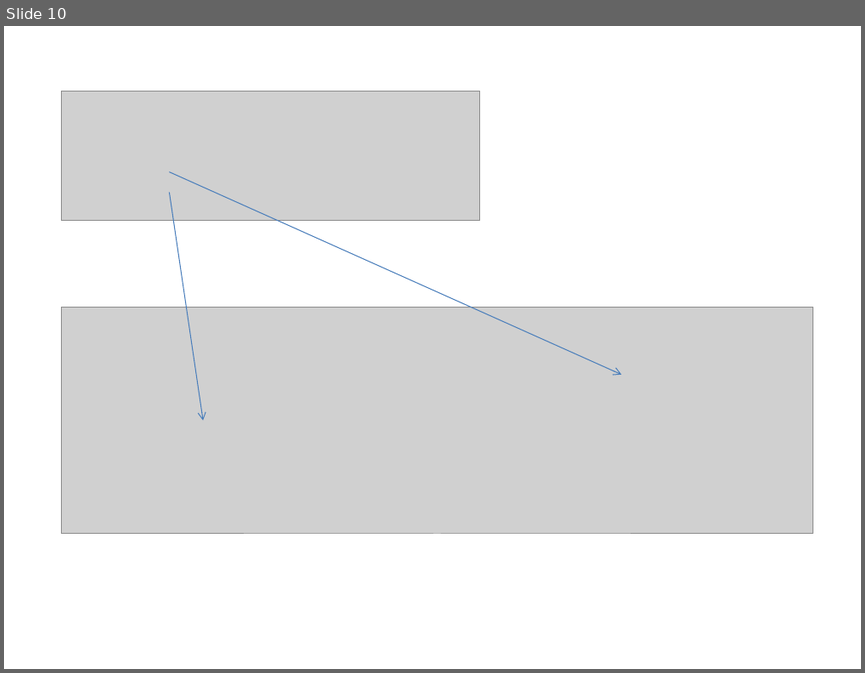
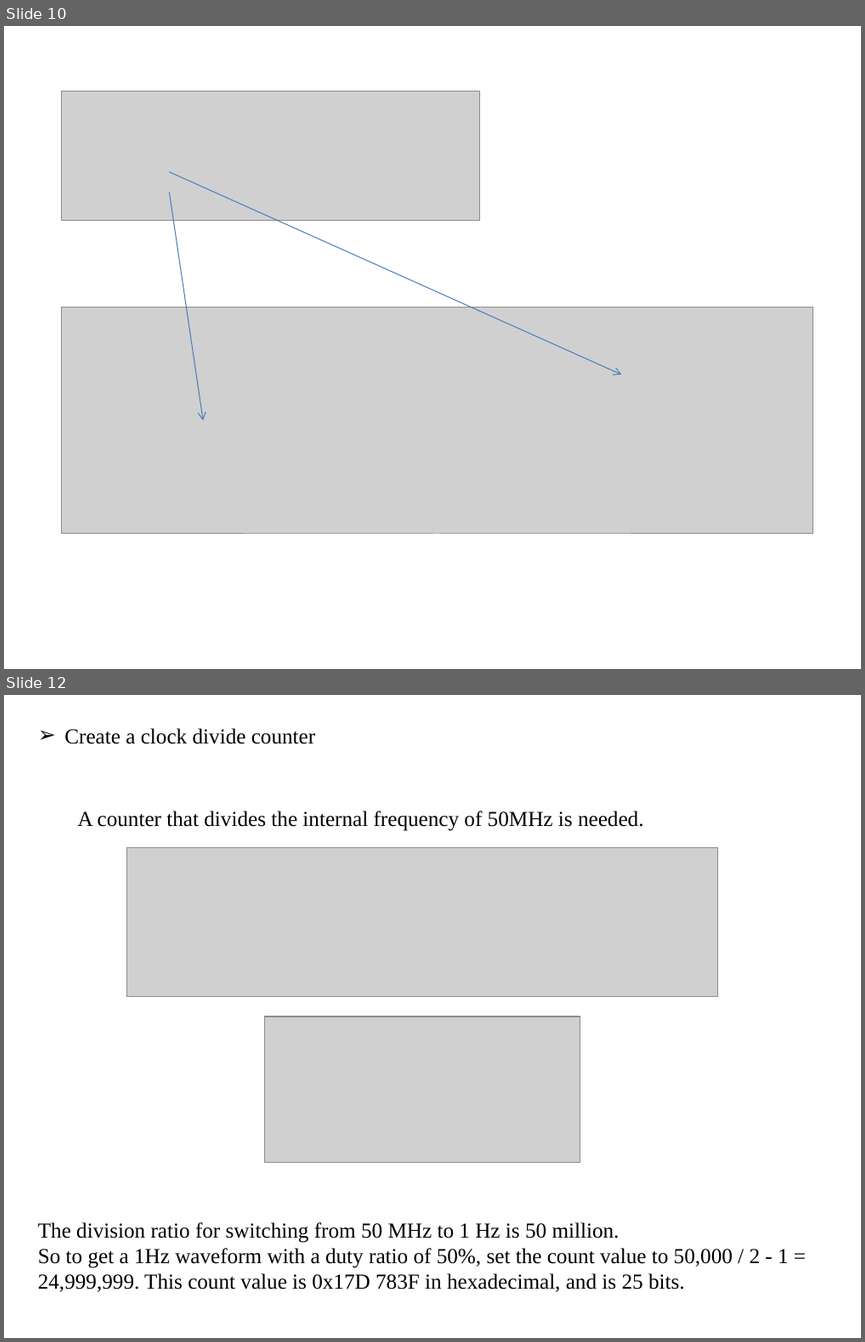
Before and after one commit to JAICHANGPARK/DE2_DOCKER_FPGA, a slide deck: presentation/20181017/FPGA LPM Component.pptx. Shown one above the other, each under a label of ours: slide 10 before the commit, slides 10 and 12 after it; the slides between them are not shown. The pictures are 865x673 and 865x1342 pixels, drawn with LibreOffice and Linux fonts; fonts in the diff are those of the drawing; grey boxes stand for pictures. Boxes give left, top, right and bottom in pixels: in the first picture for what was removed or moved away, otherwise in the second. Text is boxed around its words. In the diff, an @@ line names an element or a change of style, - is before the commit and + after.

```diff
--- a/presentation/20181017/FPGA LPM Component.pptx
+++ b/presentation/20181017/FPGA LPM Component.pptx
@@ slide 12 added at (4,695,861,1338), background #FFFFFF @@
@@ text added at (64,728,315,744), 18 pt, text #000000 @@
+➢ Create a clock divide counter
@@ text added at (78,811,644,831), 18 pt, text #000000 @@
+A counter that divides the internal frequency of 50MHz is needed.
@@ picture added at (127,847,718,996) @@
@@ picture added at (264,1016,580,1162) @@
@@ text added at (38,1222,789,1292), 18 pt, text #000000 @@
+The division ratio for switching from 50 MHz to 1 Hz is 50 million.
+So to get a 1Hz waveform with a duty ratio of 50%, set the count value to 50,000 / 2 - 1 = 24,999,999. This count value is 0x17D 783F in hexadecimal, and is 25 bits.
```
Also in this commit, not shown: 5 slides changed, 9 other slides added, 6 slides removed.
